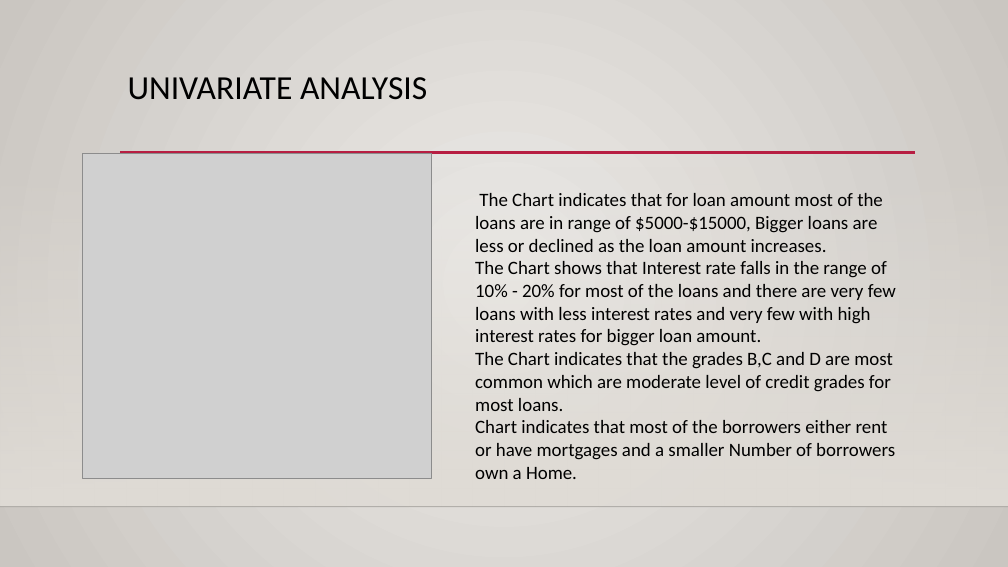
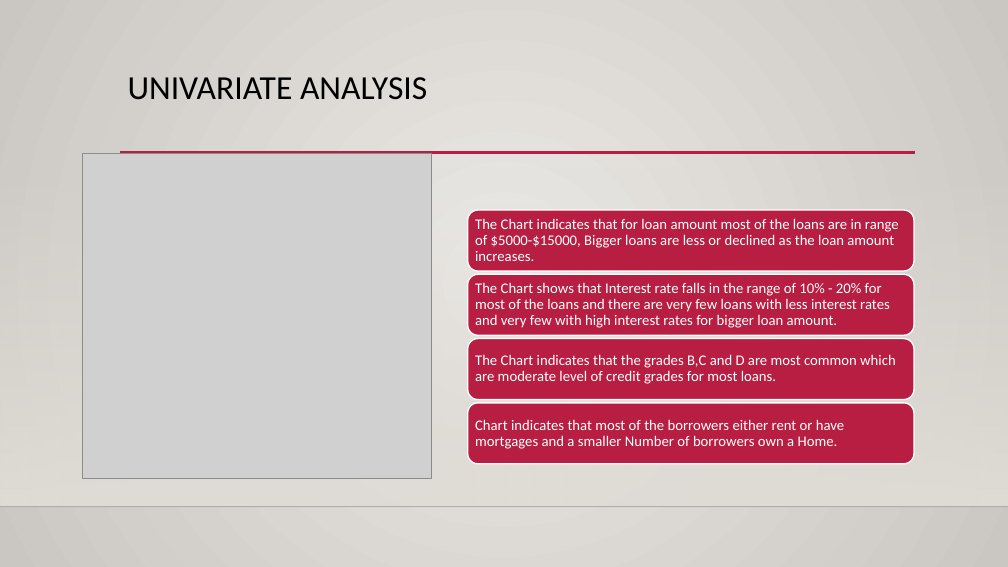
Before and after one commit to jiten-kmar/LendingClubCaseStudy, a slide deck: slide 7 of lending_analysis.pptx. Drawn at 1008x567 pixels with LibreOffice and Linux fonts; fonts in the diff are those of the drawing; grey boxes stand for pictures; background and template pictures are left out. Boxes give left, top, right and bottom in pixels: in the first picture for what was removed or moved away, otherwise in the second. Text is boxed around its words. In the diff, an @@ line names an element or a change of style, - is before the commit and + after.

Commit message:
updated ppt

```diff
--- a/lending_analysis.pptx
+++ b/lending_analysis.pptx
@@ text at <box>475,193,883,252</box>: paragraph removed @@
-The Chart indicates that for loan amount most of the loans are in range of $5000-$15000, Bigger loans are less or declined as the loan amount increases.
@@ text "The Chart shows that Interest ...": place and size @@
-text "The Chart shows that Interest ..." at <box>475,193,896,479</box>
+text "The Chart shows that Interest ..." at <box>475,282,890,328</box>
@@ text "The Chart shows that Interest ..." at <box>475,282,890,328</box>: size 18 to 14 pt, text colour #000000 to #FFFFFF; line spacing 1 to 0.9; more space between paragraphs; vertical alignment top to middle @@
@@ text at <box>475,352,895,479</box>: paragraphs removed @@
-The Chart indicates that the grades B,C and D are most common which are moderate level of credit grades for most loans.
-Chart indicates that most of the borrowers either rent or have mortgages and a smaller Number of borrowers own a Home.
@@ group added at <box>468,210,914,464</box>: 4 rounded rectangles, 3 texts @@
+The Chart indicates that for loan amount most of the loans are in range of $5000-$15000, Bigger loans are less or declined as the loan amount increases.
+The Chart indicates that the grades B,C and D are most common which are moderate level of credit grades for most loans.
+Chart indicates that most of the borrowers either rent or have mortgages and a smaller Number of borrowers own a Home.
```
Also in this commit, not shown: 4 other slides changed, 1 other file.
